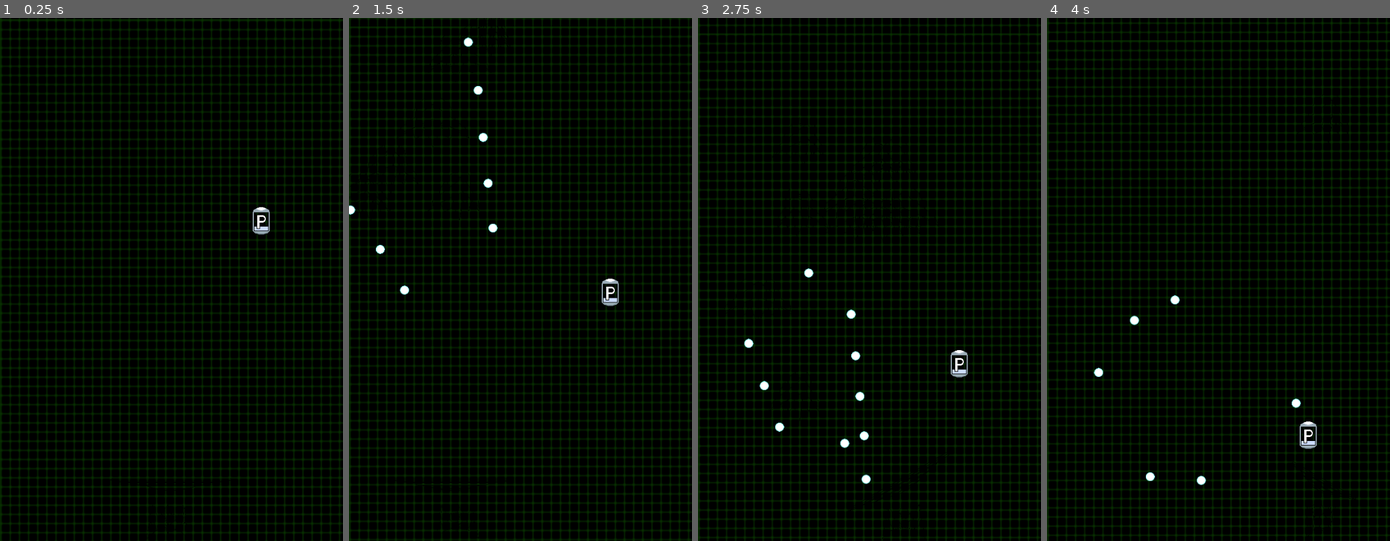
Above: before the commit, frames 1-4 (left to right).
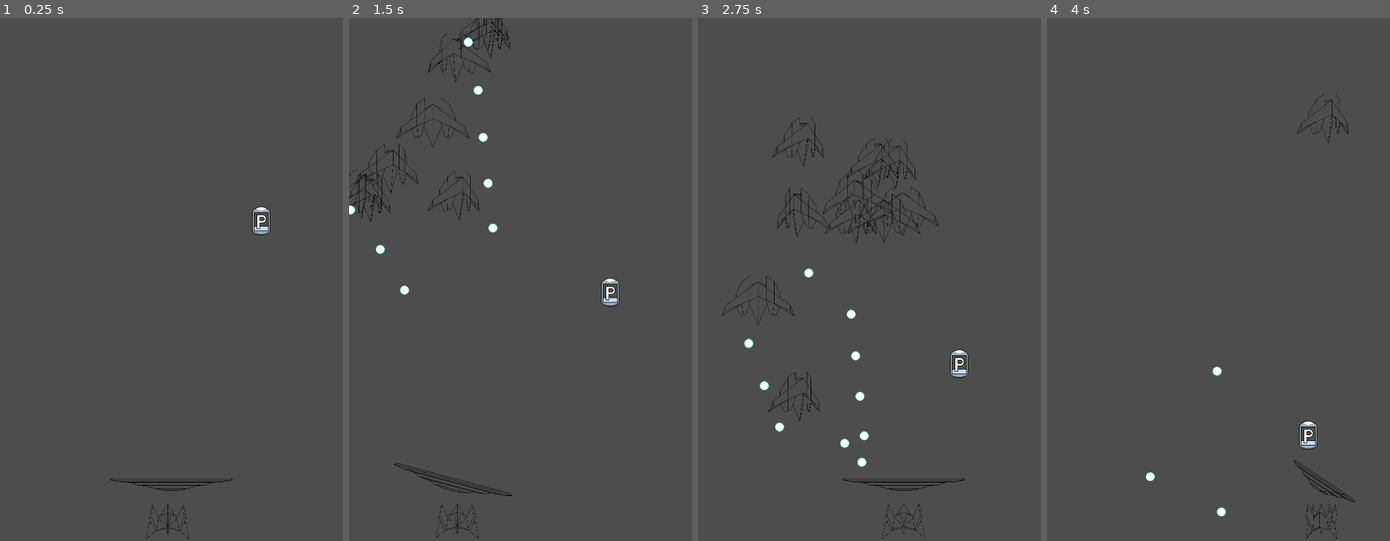
Above: after the commit, the same moments.

Repository: dommie123/Bullet_Hell
Game: Godot game, scene res://nodes/main.tscn
Two runs of this game, one before a commit and one after it. Both use one fixed random seed, a clock stepped at 60 frames per second and the inputs below.
Inputs (mouse positions are in pixels of both pictures, inside the frame that each line leads up to):
- Up to frame 1 (0.25 s): no input
- Up to frame 2 (1.5 s): move the mouse to (520, 483) at 0.52 s; press the mouse at (520, 483) at 0.53 s; right-click (520, 483) at 0.8 s; move the mouse to (451, 305) at 1.27 s; release the mouse at (451, 305) at 1.28 s; right-click (451, 305) at 1.35 s
- Up to frame 3 (2.75 s): click (800, 305) at 1.55 s; move the mouse to (903, 164) at 2.02 s; press the mouse at (903, 164) at 2.03 s; right-click (903, 164) at 2.3 s
- Up to frame 4 (4 s): move the mouse to (1201, 384) at 2.77 s; release the mouse at (1201, 384) at 2.78 s; right-click (1201, 384) at 2.85 s; click (1201, 384) at 3.05 s; move the mouse to (1321, 357) at 3.52 s; hold Right mouse button (rotate_right) from 3.53 s (still down); tap Space (shift) at 3.6 s

The runs differ from the first frame. In frame 1, 100% of the frame differs, in the area x 0-100%, y 0-100%; in frame 2, 99%; in frame 3, 99%; in frame 4, 100%.

Commit message:
Added paddle leveling
Left and right mouse button to level the paddle

Diff:
--- a/nodes/main.tscn
+++ b/nodes/main.tscn
@@ -36,6 +36,7 @@
 autostart = true
 
 [node name="Sprite2D" type="Sprite2D" parent="."]
+visible = false
 z_index = -1
 material = SubResource("ShaderMaterial_k8ur7")
 position = Vector2(308, 465)
--- a/scripts/Player.gd
+++ b/scripts/Player.gd
@@ -15,6 +15,7 @@
 enum color {cyan, magenta}#ADDED enumerator used to denote colors throughout the code. Use these when describing a color of enemy, player or bullet
 var shipColor : color = color.cyan #what color the ship currently is
 
+var lockRotation : bool = false
 const MAX_ROTATION = PI / 6 # 30 degrees in radians
 
 # Called when the node enters the scene tree for the first time.
@@ -40,11 +41,14 @@
 		position.y = clamp(playerPosY, screen_bounds.y - 100, screen_bounds.y)
 
 	if Input.is_action_pressed("rotate_left") and Input.is_action_pressed("rotate_right"):
-		rotate(0)
-	elif Input.is_action_pressed("rotate_left") and rotation > -MAX_ROTATION:
-		rotate(-(PI / 24))
-	elif Input.is_action_pressed("rotate_right") and rotation < MAX_ROTATION:
-		rotate(PI / 24)
+		rotation = 0
+		lockRotation = true
+	elif Input.is_action_pressed("rotate_left") and rotation > -MAX_ROTATION and !lockRotation:
+		rotate(-(PI / 48))
+	elif Input.is_action_pressed("rotate_right") and rotation < MAX_ROTATION and !lockRotation:
+		rotate(PI / 48)
+	elif !Input.is_action_pressed("rotate_left") and !Input.is_action_pressed("rotate_right"):
+		lockRotation = false
 	if Input.is_action_just_pressed("shift"):
 		Shift()
 
Not shown: 1 places in nodes/main.tscn that only renumber resources
